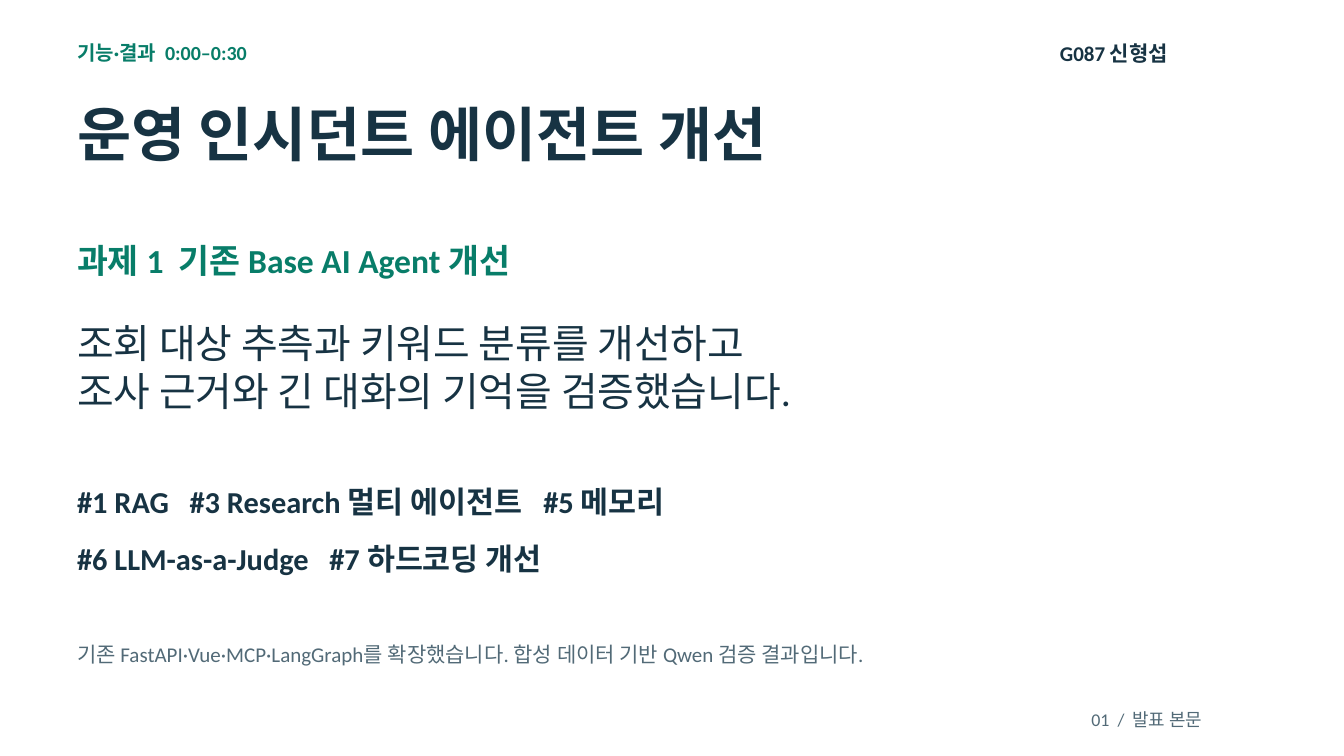
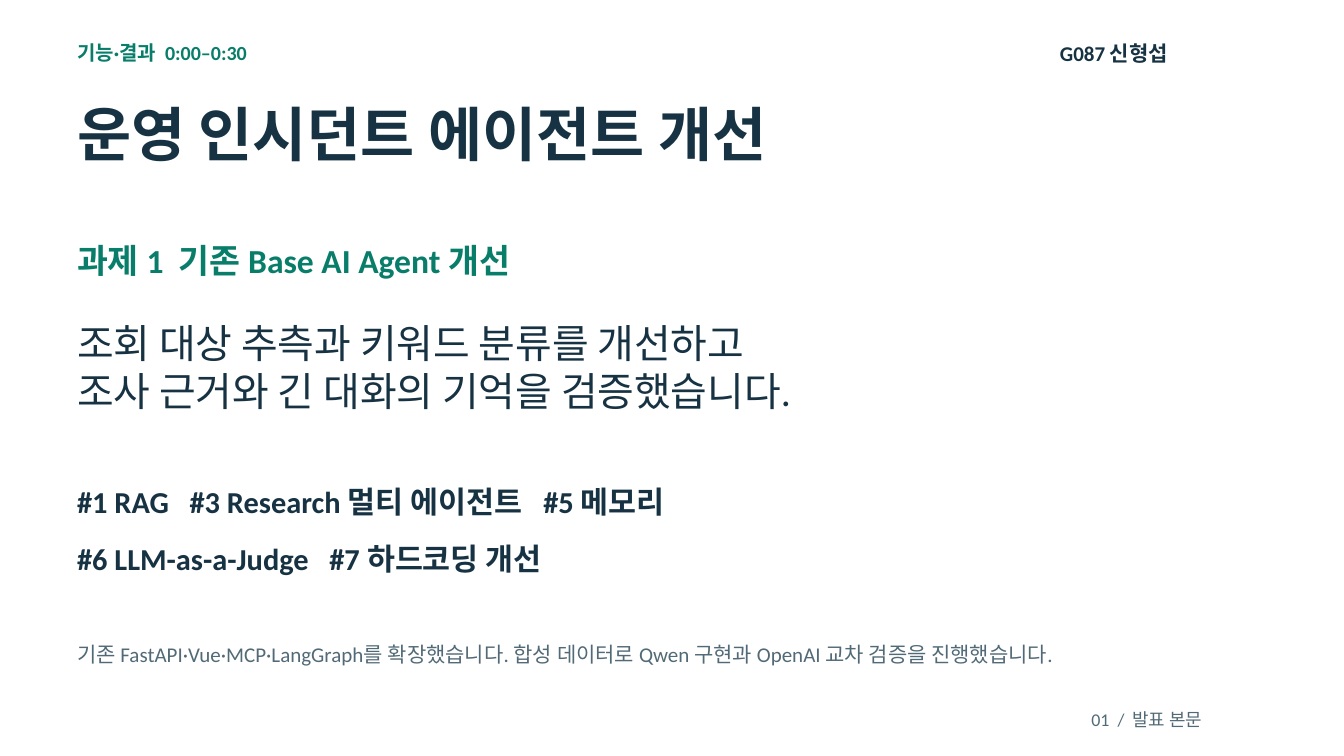
Before and after one commit to shsgrnd/skala_mini_3_G087_shs, a slide deck: slide 1 of doc/ppt/G087_신형섭_1차발표.pptx. Drawn at 1344x756 pixels with LibreOffice and Linux fonts; fonts in the diff are those of the drawing. Boxes give left, top, right and bottom in pixels: in the first picture for what was removed or moved away, otherwise in the second. Text is boxed around its words. In the diff, an @@ line names an element or a change of style, - is before the commit and + after.

```diff
--- a/doc/ppt/G087_신형섭_1차발표.pptx
+++ b/doc/ppt/G087_신형섭_1차발표.pptx
@@ text at <box>77,644,1052,666</box>: text changed @@
-기존 FastAPI·Vue·MCP·LangGraph를 확장했습니다. 합성 데이터 기반 Qwen 검증 결과입니다.
+기존 FastAPI·Vue·MCP·LangGraph를 확장했습니다. 합성 데이터로 Qwen 구현과 OpenAI 교차 검증을 진행했습니다.
```
Also in this commit, not shown: 5 other slides changed, 1 slide added, 5 other files.
